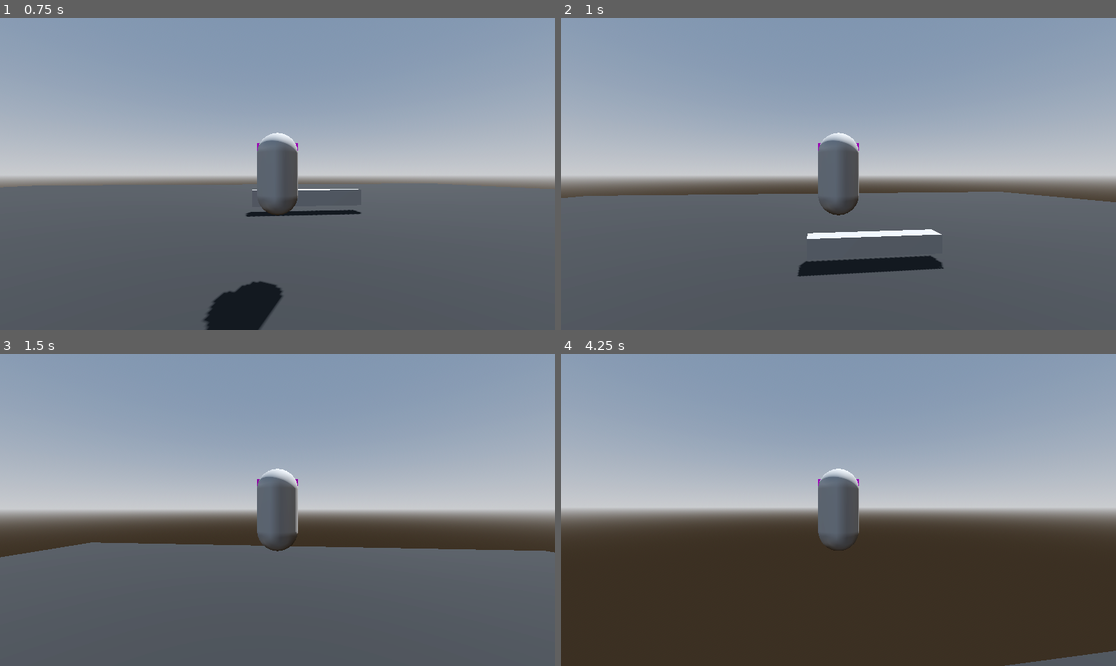
Above: before the commit, frames 1-4 (two rows, left to right).
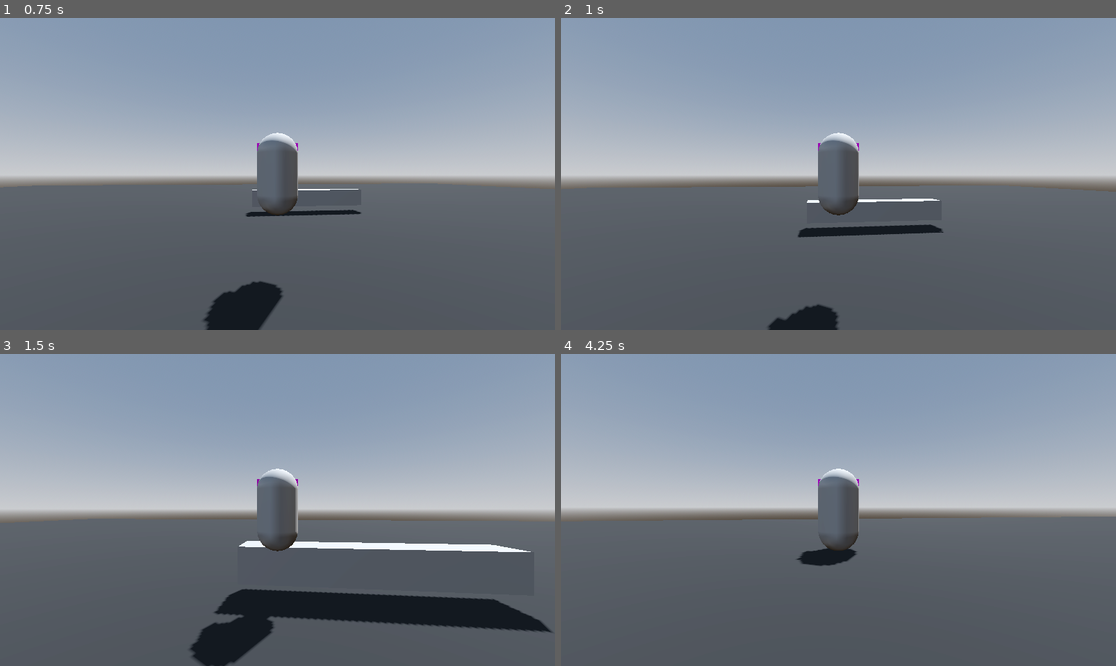
Above: after the commit, the same moments.

Repository: c-dez/3d-player
Game: Godot game, scene res://test/world/world_test.tscn
Same seed, same stepped clock (60 frames per second), same inputs: the game is played once before the commit and once after it.
Inputs (mouse positions are in pixels of both pictures, inside the frame that each line leads up to):
- Up to frame 1 (0.75 s): tap Enter at 0.5 s; move the mouse to (305, 174) at 0.52 s; hold W (up) from 0.53 s (still down); tap Space (jump) at 0.6 s
- Up to frame 2 (1 s): keep holding W (up); tap Space (jump) at 0.77 s
- Up to frame 3 (1.5 s): keep holding W (up); tap Space (jump) at 1.07, 1.35 s; move the mouse to (249, 510) at 1.27 s
- Up to frame 4 (4.25 s): keep holding W (up); tap Space (jump) at 1.52, 1.82, 2.1, 2.85, 3.02, 3.32, 3.6, 3.77, 4.07 s; move the mouse to (849, 503) at 2.02 s; move the mouse to (832, 516) at 2.77 s; move the mouse to (877, 513) at 3.52 s

Frame 1 is identical in both runs. In frame 2, 5.0% of the frame differs, in the area x 0-100%, y 53-100%; in frame 3, 15%; in frame 4, 46%, in the area x 0-100%, y 52-100%.

Commit message:
solo brincar en suelo

Diff:
--- a/player/player.gd
+++ b/player/player.gd
@@ -39,8 +39,9 @@
 
 
 func jump(button_name: String) -> void:
-    if Input.is_action_just_pressed(button_name):
-        velocity.y = _jump_velocity
+    if is_on_floor():
+        if Input.is_action_just_pressed(button_name):
+            velocity.y = _jump_velocity
 
 
 #--private--
--- a/player/player.tscn
+++ b/player/player.tscn
@@ -29,5 +29,5 @@
 
 [node name="ThirdPersonCamera" parent="." unique_id=635731522 instance=ExtResource("2_ilk7j")]
 
-[node name="DefaultKeybindings" type="Node" parent="." unique_id=1017141062]
+[node name="README" type="Node" parent="." unique_id=1017141062]
 script = ExtResource("3_g1dw6")
